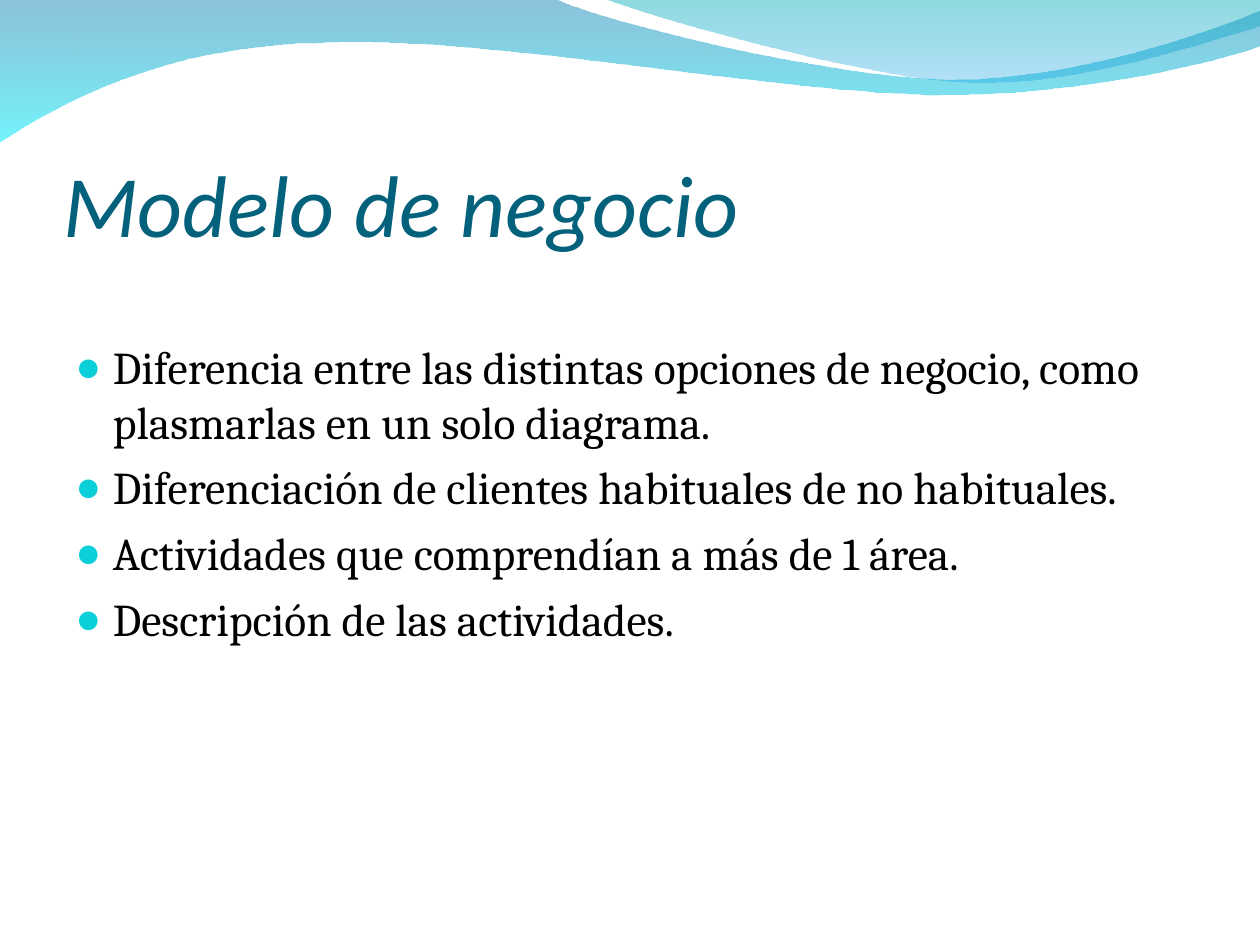
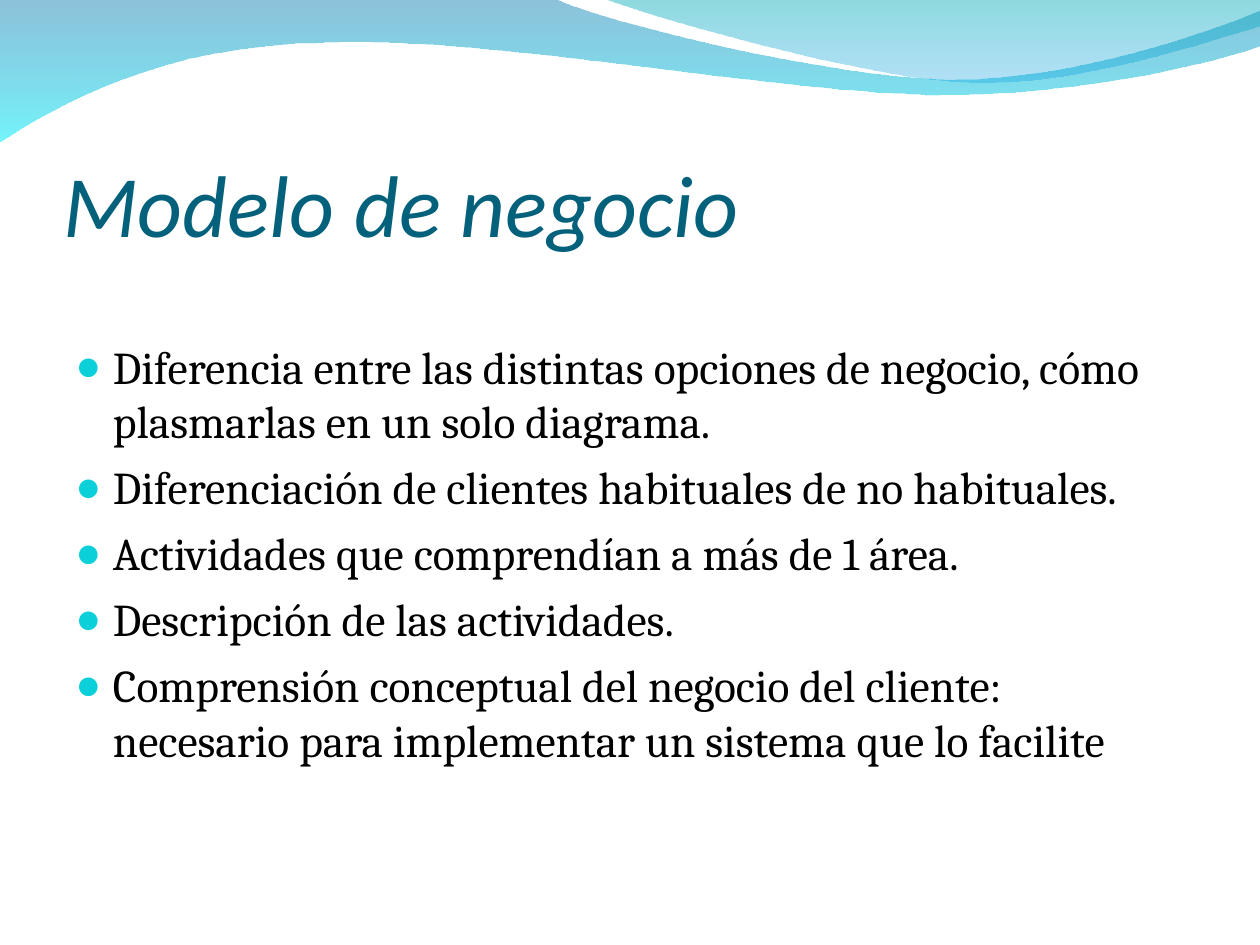
Before and after one commit to Bloodclot24/anainfo, a slide deck: slide 7 of Presentación anainfo.ppt. Drawn at 1260x945 pixels with LibreOffice and Linux fonts; fonts in the diff are those of the drawing; background and template pictures are left out. Boxes give left, top, right and bottom in pixels: in the first picture for what was removed or moved away, otherwise in the second. Text is boxed around its words. In the diff, an @@ line names an element or a change of style, - is before the commit and + after.

```diff
--- a/Presentación anainfo.ppt
+++ b/Presentación anainfo.ppt
@@ text at [113,351,1139,448]: text changed @@
-● Diferencia entre las distintas opciones de negocio, como plasmarlas en un solo diagrama.
+● Diferencia entre las distintas opciones de negocio, cómo plasmarlas en un solo diagrama.
@@ text at [113,670,1104,767]: paragraph added @@
+● Comprensión conceptual del negocio del cliente: necesario para implementar un sistema que lo facilite
```
Also in this commit, not shown: 8 other slides changed.
